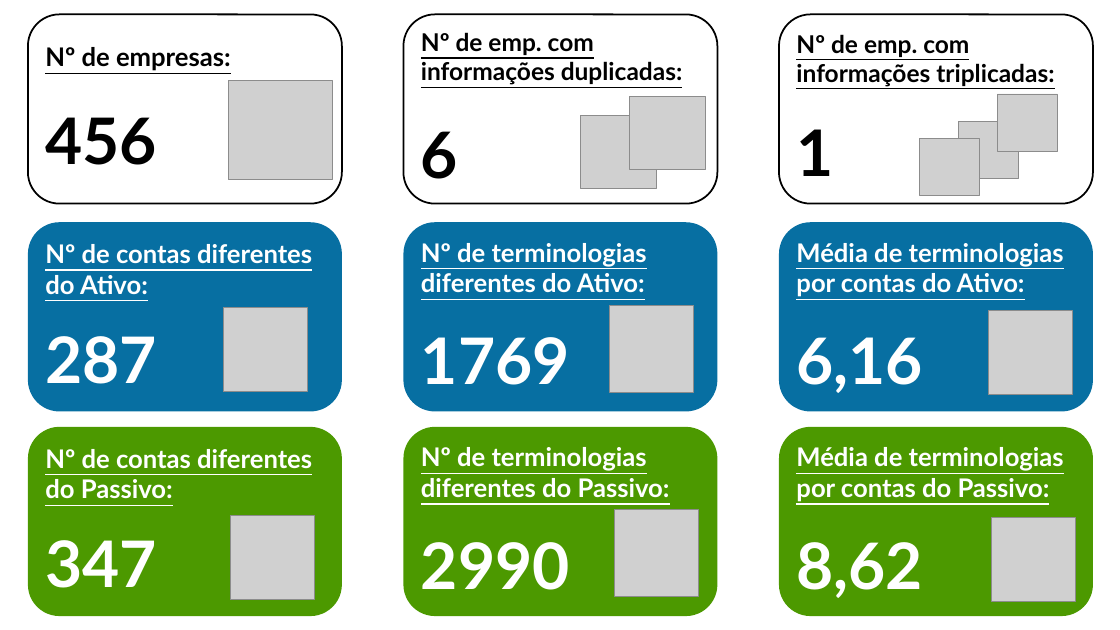
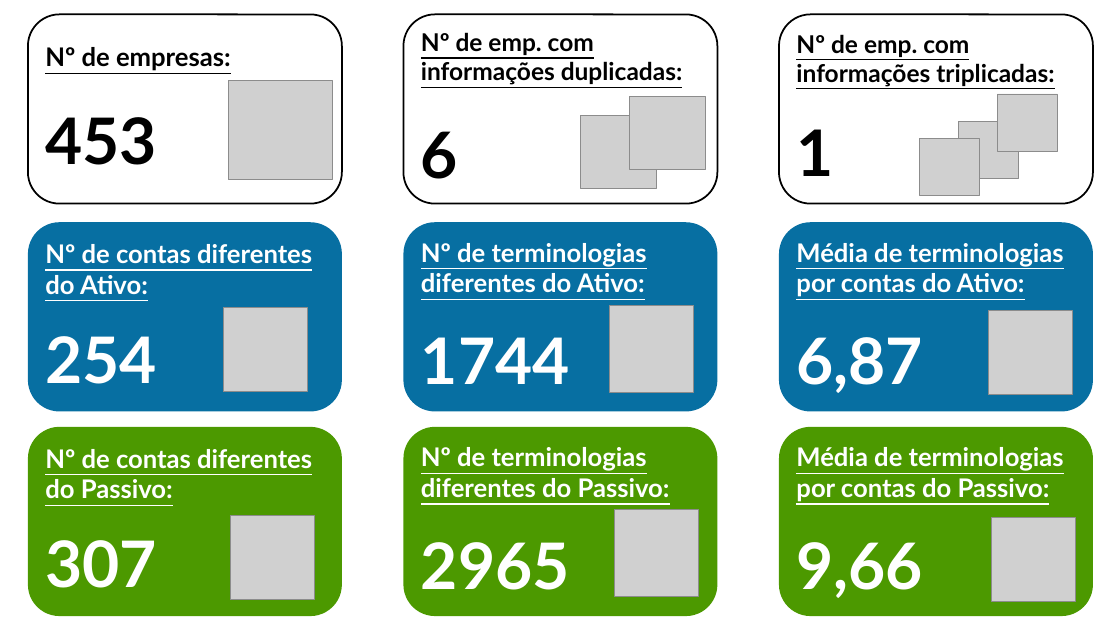
Before and after one commit to caio-azevedo/DFP, a slide deck: slide 1 of sumario.pptx. Drawn at 1120x630 pixels with LibreOffice and Linux fonts; fonts in the diff are those of the drawing; grey boxes stand for pictures. Boxes give left, top, right and bottom in pixels: in the first picture for what was removed or moved away, otherwise in the second. Text is boxed around its words. In the diff, an @@ line names an element or a change of style, - is before the commit and + after.

```diff
--- a/sumario.pptx
+++ b/sumario.pptx
@@ text in rounded rectangle at (45,117,157,165): text changed @@
-456
+453
@@ text in rounded rectangle at (45,336,157,384): text changed @@
-287
+254
@@ text in rounded rectangle at (421,337,570,384): text changed @@
-1769
+1744
@@ text in rounded rectangle at (796,337,923,393): text changed @@
-6,16
+6,87
@@ text in rounded rectangle at (45,540,157,588): text changed @@
-347
+307
@@ text in rounded rectangle at (421,542,570,590): text changed @@
-2990
+2965
@@ text in rounded rectangle at (796,542,923,598): text changed @@
-8,62
+9,66
```
Also in this commit, not shown: 37 other files.
